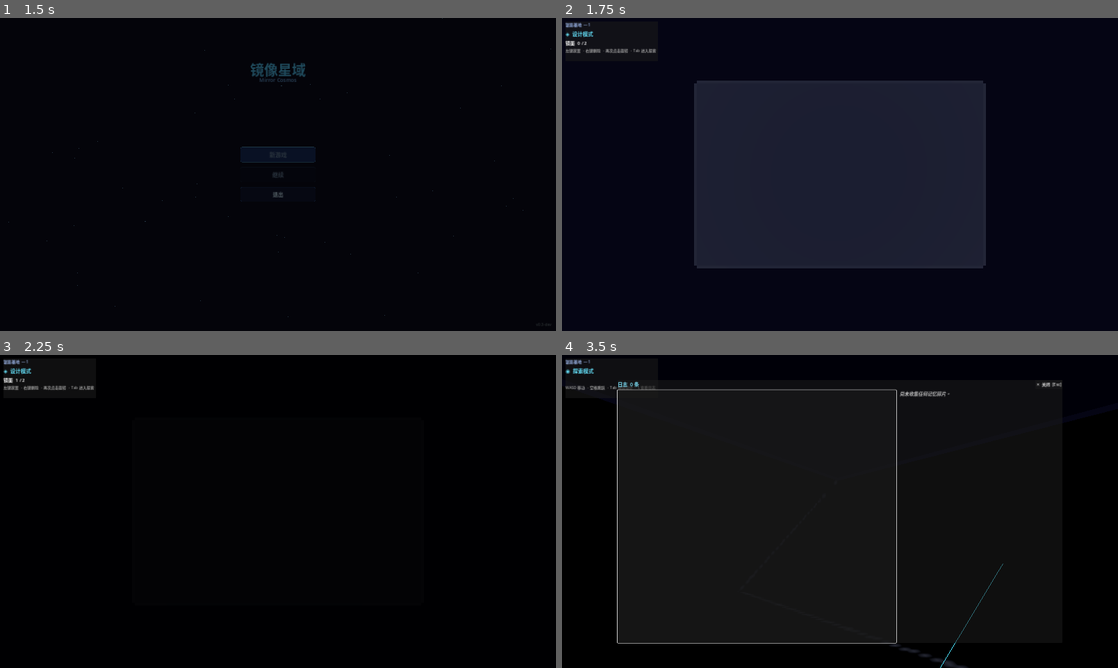
Above: before the commit, frames 1-4 (two rows, left to right).
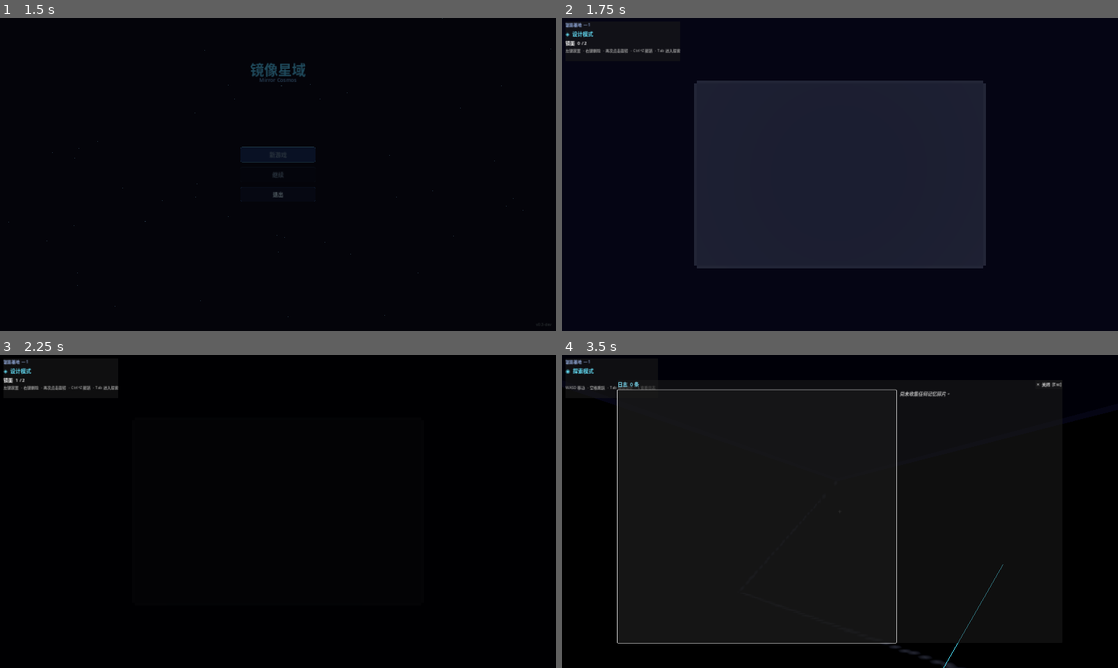
Above: after the commit, the same moments.

Repository: kanayuki/Mirror-Cosmos
Game: Godot game, scene res://scenes/ui/main_menu.tscn
The game is run twice, just before and just after one commit, with the same random seed, the same clock (stepped at 60 frames per second) and the same inputs.
Inputs (mouse positions are in pixels of both pictures, inside the frame that each line leads up to):
- Up to frame 1 (1.5 s): move the mouse to (400, 158) at 0.52 s; hold D (move_right) 0.53-1.25 s; hold L (open_log) 0.53-1.25 s; click (400, 158) at 0.67 s; tap Space (jump) at 0.77 s; click "新游戏" at 1.25 s
- Up to frame 2 (1.75 s): no input
- Up to frame 3 (2.25 s): tap Enter at 2 s; move the mouse to (166, 527) at 2.02 s; hold S (move_back) from 2.03 s (still down); tap Tab (switch_mode) at 2.1 s; click (166, 527) at 2.17 s
- Up to frame 4 (3.5 s): tap Space (jump) at 2.27 s; move the mouse to (851, 505) at 2.77 s; release S (move_back) at 2.78 s; hold W (move_forward) from 2.78 s (still down); hold L (open_log) from 2.78 s (still down); click (851, 505) at 2.92 s

Frame 1 is identical in both runs. In frame 2, less than 0.1% of the frame differs, in the area x 12-22%, y 9-12%; in frame 3, less than 0.1%; in frame 4, 0.2%, in the area x 57-80%, y 66-100%.

Commit message:
Interaction UX: ghost preview, undo, head bob, crosshair, beam pulse
- placement_system.gd: ghost MeshInstance3D (0.1×1.8×1.8, matches mirror mesh)
  follows cursor on empty valid cells; pulses alpha in _process(); hidden when
  hovering occupied cell, outside bounds, or at mirror limit. Lives under
  PlacementSystem node so it survives MirrorSpawner level-clear sweeps.
  Ctrl+Z triggers GameManager.undo_last_mirror() via new "undo" input action.

- game_manager.gd: undo_last_mirror() — pops last placed_mirrors entry,
  emits mirror_removed + beam_updated. Single-level undo.

- mirror_3d.gd: connects mirror_rotated in _ready(); _on_mirror_rotated()
  tweens emission_energy_multiplier to 3.2 and back (0.06s + 0.18s) for
  visible rotation confirmation flash. Tracks _is_hovered to restore correct
  target energy after flash.

- player.gd: head bob at BOB_SPEED=8, BOB_AMOUNT=0.045 — bob only while
  on floor and moving (h_speed > 0.5); lerps back to head_base_y when idle
  or airborne. Stores _head_base_y from tscn (1.65) in _ready().

- star_beam.gd: _pulse_solved() tween loops 5× between energy 5.0 and 2.5
  (0.22s per step, TRANS_SINE) after target hit. _solved_tween killed and
  energy reset in _recalculate() on next level load.

- hud.gd + main.tscn: "+" crosshair Label (font_size 22, alpha 0.60) anchored
  screen-centre, visible only in EXPLORE mode. Hint text updated to include
  "Ctrl+Z 撤销".

- project.godot: undo input action = Ctrl+Z (keycode 90, ctrl_pressed).

https://claude.ai/code/session_01Rmf1hiRayPGCpekRyBLCcc

Diff:
--- a/autoload/game_manager.gd
+++ b/autoload/game_manager.gd
@@ -111,6 +111,15 @@
 	beam_updated.emit()
 	return true
 
+func undo_last_mirror() -> bool:
+	if is_solved or placed_mirrors.is_empty():
+		return false
+	var last := placed_mirrors[-1]
+	placed_mirrors.erase(last)
+	mirror_removed.emit(last.world_position)
+	beam_updated.emit()
+	return true
+
 # ── Mode switching ─────────────────────────────────────────────────────────
 func switch_mode() -> void:
 	if is_transitioning:
--- a/project.godot
+++ b/project.godot
@@ -63,6 +63,10 @@
 "deadzone": 0.5,
 "events": [Object(InputEventKey,"resource_local_to_scene":false,"resource_name":"","device":-1,"window_id":0,"alt_press …(191 unchanged characters)…
 }
+undo={
+"deadzone": 0.5,
+"events": [Object(InputEventKey,"resource_local_to_scene":false,"resource_name":"","device":-1,"window_id":0,"alt_pressed":false,"shift_pressed":false,"ctrl_pressed":true,"meta_pressed":false,"pressed":false,"keycode":90,"physical_keycode":0,"key_label":0,"unicode":0,"location":0,"echo":false,"script":null)]
+}
 
 [physics]
 
--- a/scenes/main.tscn
+++ b/scenes/main.tscn
@@ -96,6 +96,24 @@
 modulate = Color(1.0, 0.85, 0.3, 1)
 text = ""
 
+[node name="Crosshair" type="Label" parent="HUD"]
+anchor_left = 0.5
+anchor_top = 0.5
+anchor_right = 0.5
+anchor_bottom = 0.5
+offset_left = -14.0
+offset_top = -16.0
+offset_right = 14.0
+offset_bottom = 16.0
+grow_horizontal = 2
+grow_vertical = 2
+horizontal_alignment = 1
+vertical_alignment = 1
+theme_override_font_sizes/font_size = 22
+modulate = Color(1, 1, 1, 0.60)
+text = "+"
+visible = false
+
 [node name="LevelComplete" parent="." instance=ExtResource("8")]
 
 [node name="PauseMenu" parent="." instance=ExtResource("10")]
--- a/scripts/hud.gd
+++ b/scripts/hud.gd
@@ -6,6 +6,7 @@
 @onready var _mirror_label: Label = $Panel/VBox/MirrorLabel
 @onready var _hint_label:   Label = $Panel/VBox/HintLabel
 @onready var _log_label:    Label = $Panel/VBox/LogLabel
+@onready var _crosshair:    Label = $Crosshair
 
 func _ready() -> void:
 	GameManager.mode_changed.connect(_on_mode_changed)
@@ -42,10 +43,12 @@
 		GameManager.Mode.DESIGN:
 			_mode_label.text     = "◈  设计模式"
 			_mirror_label.text   = "镜面  %d / %d" % [placed, max_m]
-			_hint_label.text     = "左键放置  ·  右键删除  ·  再次点击旋转  ·  Tab 进入探索"
+			_hint_label.text     = "左键放置  ·  右键删除  ·  再次点击旋转  ·  Ctrl+Z 撤销  ·  Tab 进入探索"
 			_hint_label.modulate = Color(0.60, 0.60, 0.60, 1)
+			_crosshair.visible   = false
 		GameManager.Mode.EXPLORE:
 			_mode_label.text     = "◉  探索模式"
 			_mirror_label.text   = ""
 			_hint_label.text     = "WASD 移动  ·  空格跳跃  ·  Tab 返回设计  ·  L 查看日志"
 			_hint_label.modulate = Color(0.60, 0.60, 0.60, 1)
+			_crosshair.visible   = true
--- a/scripts/mirror_3d.gd
+++ b/scripts/mirror_3d.gd
@@ -2,24 +2,24 @@
 ## Reads from its MirrorData resource and updates its visual + collider.
 extends StaticBody3D
 
-const MIRROR_COLOR         := Color(0.4, 0.8, 1.0, 0.85)
-const MIRROR_HOVER_COLOR   := Color(0.6, 1.0, 1.0, 0.95)
-const MIRROR_EMIT_ENERGY   := 0.6
+const MIRROR_COLOR       := Color(0.4, 0.8, 1.0, 0.85)
+const MIRROR_HOVER_COLOR := Color(0.6, 1.0, 1.0, 0.95)
+const MIRROR_EMIT_ENERGY := 0.6
 
 var mirror_data: MirrorData = null
+var _is_hovered: bool = false
 
-@onready var mesh_instance: MeshInstance3D   = $MeshInstance3D
-@onready var collision_shape: CollisionShape3D = $CollisionShape3D
+@onready var mesh_instance:    MeshInstance3D   = $MeshInstance3D
+@onready var collision_shape:  CollisionShape3D = $CollisionShape3D
 
 func _ready() -> void:
 	add_to_group("mirror")
 	if mirror_data:
 		_apply_data()
-	# Do NOT connect beam_updated here — MirrorSpawner handles rotation sync
-	# via mirror_rotated signal, avoiding per-frame callbacks on every beam cast.
+	GameManager.mirror_rotated.connect(_on_mirror_rotated)
 
 func _apply_data() -> void:
-	global_position = mirror_data.world_position
+	global_position    = mirror_data.world_position
 	rotation_degrees.y = mirror_data.rotation_y
 
 ## Returns the surface normal used for beam reflection.
@@ -30,8 +30,21 @@
 
 ## Called by PlacementSystem when the cursor hovers this mirror in design mode.
 func set_hovered(hovered: bool) -> void:
+	_is_hovered = hovered
 	var mat := mesh_instance.get_surface_override_material(0) as StandardMaterial3D
 	if mat == null:
 		return
 	mat.albedo_color = MIRROR_HOVER_COLOR if hovered else MIRROR_COLOR
 	mat.emission_energy_multiplier = MIRROR_EMIT_ENERGY * (1.8 if hovered else 1.0)
+
+func _on_mirror_rotated(data: MirrorData) -> void:
+	if data != mirror_data:
+		return
+	var mat := mesh_instance.get_surface_override_material(0) as StandardMaterial3D
+	if mat == null:
+		return
+	# Brief brightness flash to confirm the rotation landed
+	var target_energy := MIRROR_EMIT_ENERGY * (1.8 if _is_hovered else 1.0)
+	var tw := create_tween()
+	tw.tween_property(mat, "emission_energy_multiplier", 3.2, 0.06)
+	tw.tween_property(mat, "emission_energy_multiplier", target_energy, 0.18)
--- a/scripts/placement_system.gd
+++ b/scripts/placement_system.gd
@@ -1,18 +1,48 @@
 ## Handles mirror placement input in design mode.
 ## Translates screen clicks → snapped world positions → GameManager calls.
-## MirrorSpawner handles all 3D node creation in response.
+## Also manages the ghost placement preview and Ctrl+Z undo.
 extends Node
 
 const SNAP := 2.0  # Must match grid_overlay.gd
 
 var _hovered_mirror: Node3D = null
 
+# Ghost preview — shows where next mirror would land on empty valid cells.
+# Added as a child of PlacementSystem (plain Node) so it survives level loads
+# without being caught by MirrorSpawner's clear-children sweep.
+var _ghost: MeshInstance3D = null
+var _ghost_mat: StandardMaterial3D = null
+var _ghost_t: float = 0.0
+
+func _ready() -> void:
+	GameManager.level_loaded.connect(_on_level_loaded)
+
+func _on_level_loaded(_data: LevelData) -> void:
+	if _ghost == null:
+		_ghost_mat = _make_ghost_mat()
+		_ghost = _make_ghost(_ghost_mat)
+		add_child(_ghost)  # PlacementSystem is a plain Node; ghost renders at global_position
+	_ghost.hide()
+
+func _process(delta: float) -> void:
+	if _ghost == null or not _ghost.visible:
+		return
+	# Slowly pulse the ghost alpha to signal "you can place here"
+	_ghost_t += delta * 3.2
+	_ghost_mat.albedo_color.a = 0.22 + sin(_ghost_t) * 0.10
+
 func _unhandled_input(event: InputEvent) -> void:
 	if GameManager.current_mode != GameManager.Mode.DESIGN:
+		_hide_ghost()
 		return
 
 	if event is InputEventMouseMotion:
 		_update_hover(event.position)
+		return
+
+	if event.is_action_pressed("undo"):
+		GameManager.undo_last_mirror()
+		get_viewport().set_input_as_handled()
 		return
 
 	if not (event is InputEventMouseButton and event.pressed):
@@ -24,7 +54,6 @@
 
 	match event.button_index:
 		MOUSE_BUTTON_LEFT:
-			# Clicking an occupied cell rotates; empty cell places
 			if not GameManager.try_rotate_mirror(world_pos):
 				GameManager.try_place_mirror(world_pos)
 		MOUSE_BUTTON_RIGHT:
@@ -32,21 +61,16 @@
 
 # ── Coordinate mapping ─────────────────────────────────────────────────────
 ## Projects screen position through the orthographic design camera onto Y=0.
-## Returns null if outside placement bounds or camera unavailable.
 func _screen_to_world(screen_pos: Vector2) -> Variant:
 	var cam := GameManager.design_camera
 	if cam == null:
 		return null
-
 	var ray_origin := cam.project_ray_origin(screen_pos)
 	var ray_dir    := cam.project_ray_normal(screen_pos)
-
 	if absf(ray_dir.y) < 0.0001:
 		return null
-
 	var t   := -ray_origin.y / ray_dir.y
 	var hit := ray_origin + ray_dir * t
-
 	return Vector3(
 		roundf(hit.x / SNAP) * SNAP,
 		0.0,
@@ -65,17 +89,71 @@
 		origin,
 		origin + cam.project_ray_normal(screen_pos) * 100.0
 	)
-	var result := space.intersect_ray(params)
-
+	var result  := space.intersect_ray(params)
 	var new_hover: Node3D = null
 	var collider := result.get("collider") as Node3D
 	if collider and collider.is_in_group("mirror"):
 		new_hover = collider
 
-	if new_hover == _hovered_mirror:
+	if new_hover != _hovered_mirror:
+		if _hovered_mirror and is_instance_valid(_hovered_mirror):
+			_hovered_mirror.set_hovered(false)
+		_hovered_mirror = new_hover
+		if _hovered_mirror:
+			_hovered_mirror.set_hovered(true)
+
+	_update_ghost(screen_pos, new_hover)
+
+# ── Ghost preview ──────────────────────────────────────────────────────────
+func _update_ghost(screen_pos: Vector2, occupied_mirror: Node3D) -> void:
+	if _ghost == null:
 		return
-	if _hovered_mirror and is_instance_valid(_hovered_mirror):
-		_hovered_mirror.set_hovered(false)
-	_hovered_mirror = new_hover
-	if _hovered_mirror:
-		_hovered_mirror.set_hovered(true)
+	# Hovering an existing mirror → show hover highlight instead of ghost
+	if occupied_mirror != null:
+		_hide_ghost()
+		return
+
+	var snapped := _screen_to_world(screen_pos)
+	if snapped == null:
+		_hide_ghost()
+		return
+
+	var ld := GameManager.current_level_data
+	if ld == null:
+		_hide_ghost()
+		return
+
+	if not ld.placement_bounds.has_point(Vector2(snapped.x, snapped.z)):
+		_hide_ghost()
+		return
+	if GameManager.get_mirror_at(snapped) != null:
+		_hide_ghost()
+		return
+	if GameManager.placed_mirrors.size() >= ld.max_mirrors:
+		_hide_ghost()
+		return
+
+	_ghost.global_position = snapped
+	_ghost.show()
+
+func _hide_ghost() -> void:
+	if _ghost != null and _ghost.visible:
+		_ghost.hide()
+
+func _make_ghost_mat() -> StandardMaterial3D:
+	var mat := StandardMaterial3D.new()
+	mat.albedo_color = Color(0.4, 0.85, 1.0, 0.25)
+	mat.emission_enabled = true
+	mat.emission = Color(0.3, 0.7, 1.0)
+	mat.emission_energy_multiplier = 0.5
+	mat.transparency = BaseMaterial3D.TRANSPARENCY_ALPHA
+	mat.shading_mode = BaseMaterial3D.SHADING_MODE_UNSHADED
+	return mat
+
+func _make_ghost(mat: StandardMaterial3D) -> MeshInstance3D:
+	var mi  := MeshInstance3D.new()
+	var bm  := BoxMesh.new()
+	bm.size = Vector3(0.1, 1.8, 1.8)  # Matches mirror_3d.tscn BoxMesh size
+	mi.mesh = bm
+	mi.set_surface_override_material(0, mat)
+	return mi
--- a/scripts/player.gd
+++ b/scripts/player.gd
@@ -5,13 +5,19 @@
 const MOVE_SPEED    := 5.0
 const JUMP_VELOCITY := 4.0   # Feels floaty on moon gravity — intentional
 const MOUSE_SENS    := 0.002
+const BOB_SPEED     := 8.0
+const BOB_AMOUNT    := 0.045
 
 @onready var head: Node3D = $Head
-var _gravity: float = ProjectSettings.get_setting("physics/3d/default_gravity")
+
+var _gravity: float    = ProjectSettings.get_setting("physics/3d/default_gravity")
+var _bob_t: float      = 0.0
+var _head_base_y: float = 0.0
 
 func _ready() -> void:
 	# Player starts hidden; game_manager shows it on mode switch
 	hide()
+	_head_base_y = head.position.y
 
 func _unhandled_input(event: InputEvent) -> void:
 	if GameManager.current_mode != GameManager.Mode.EXPLORE:
@@ -44,3 +50,12 @@
 		velocity.z = move_toward(velocity.z, 0, MOVE_SPEED)
 
 	move_and_slide()
+
+	# Head bob while walking on ground
+	var h_speed := Vector2(velocity.x, velocity.z).length()
+	if is_on_floor() and h_speed > 0.5:
+		_bob_t += delta * BOB_SPEED
+		head.position.y = lerp(head.position.y,
+			_head_base_y + sin(_bob_t) * BOB_AMOUNT, delta * 12.0)
+	else:
+		head.position.y = lerp(head.position.y, _head_base_y, delta * 8.0)
--- a/scripts/star_beam.gd
+++ b/scripts/star_beam.gd
@@ -5,6 +5,7 @@
 const MAX_BOUNCES      := 10
 const RAY_LENGTH       := 60.0
 const EPSILON          := 0.015   # Offset to avoid self-intersection after bounce
+const BASE_ENERGY      := 2.5
 const COLOR_BEAM       := Color(0.3, 0.9, 1.0)
 const COLOR_SOLVED     := Color(1.0, 0.9, 0.2)
 
@@ -12,6 +13,7 @@
 @onready var _ray: RayCast3D           = $RayCast3D
 
 var _mat: StandardMaterial3D
+var _solved_tween: Tween = null
 
 func _ready() -> void:
 	_mat = StandardMaterial3D.new()
@@ -19,7 +21,7 @@
 	_mat.albedo_color = COLOR_BEAM
 	_mat.emission_enabled = true
 	_mat.emission = COLOR_BEAM
-	_mat.emission_energy_multiplier = 2.5
+	_mat.emission_energy_multiplier = BASE_ENERGY
 
 	# beam_updated is always emitted after level_loaded in load_level(),
 	# so one connection is sufficient — no double recalculate on level load.
@@ -27,11 +29,17 @@
 
 # ── Core ───────────────────────────────────────────────────────────────────
 func _recalculate() -> void:
+	# Cancel any solved pulse so it doesn't fight the reset
+	if _solved_tween != null:
+		_solved_tween.kill()
+		_solved_tween = null
+
 	var ld := GameManager.current_level_data
 	if ld == null:
 		return
 	_mat.albedo_color = COLOR_BEAM
 	_mat.emission     = COLOR_BEAM
+	_mat.emission_energy_multiplier = BASE_ENERGY
 
 	var points := _cast_chain(ld.beam_origin, ld.beam_direction.normalized())
 	_draw(points)
@@ -84,4 +92,13 @@
 	GameManager.is_solved = true
 	_mat.albedo_color = COLOR_SOLVED
 	_mat.emission     = COLOR_SOLVED
+	_pulse_solved()
 	GameManager.puzzle_solved.emit()
+
+func _pulse_solved() -> void:
+	# Beam energy pulses 5 times then settles — killed on next level load.
+	_solved_tween = create_tween().set_loops(5)
+	_solved_tween.tween_property(_mat, "emission_energy_multiplier", 5.0, 0.22) \
+		.set_trans(Tween.TRANS_SINE)
+	_solved_tween.tween_property(_mat, "emission_energy_multiplier", BASE_ENERGY, 0.22) \
+		.set_trans(Tween.TRANS_SINE)
